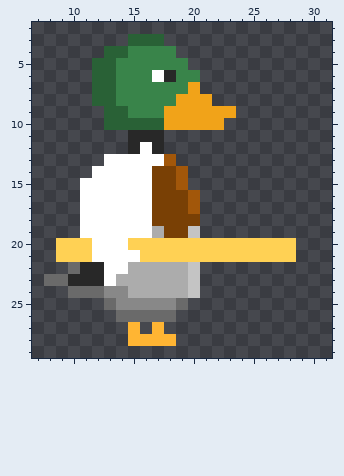
Pixel-art sprite: art/currentFrame.png. The picture above is the old version.
The file is 32x32 pixels. Shown: x 7..31, y 2..29.
The same view after the edit:
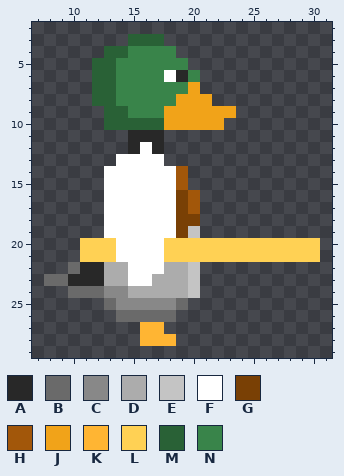
Palette (. is transparent): A #282828  B #6a6a6a  C #888888  D #acacac  E #c4c4c4  F #ffffff  G #794005  H #a2570a  J #f1a319  K #ffb533  L #ffd154  M #296136  N #39844a
From old to new:
Changed rows in their new state; - is an unchanged pixel.
first column x 17:
 6 NFA
first column x 9:
13 ----.----.------------
14 ---.----FF------------
15 --..----FF------------
16 --..----FF------------
17 --..----FF------------
18 --..----FF------------
19 --..----FF------------
20 ..-LL-FFF-----------LL
21 ..-LL--FF-----------LL
22 ----DDFFF-------------
23 ----D-FF--------------
first column x 15:
27 .K
28 .-
Where, in picture pixels (left, top, right, bottom), the same in both pictures:
changed: (152, 70, 188, 82)
changed: (56, 154, 176, 346)
added: (296, 238, 320, 262)
